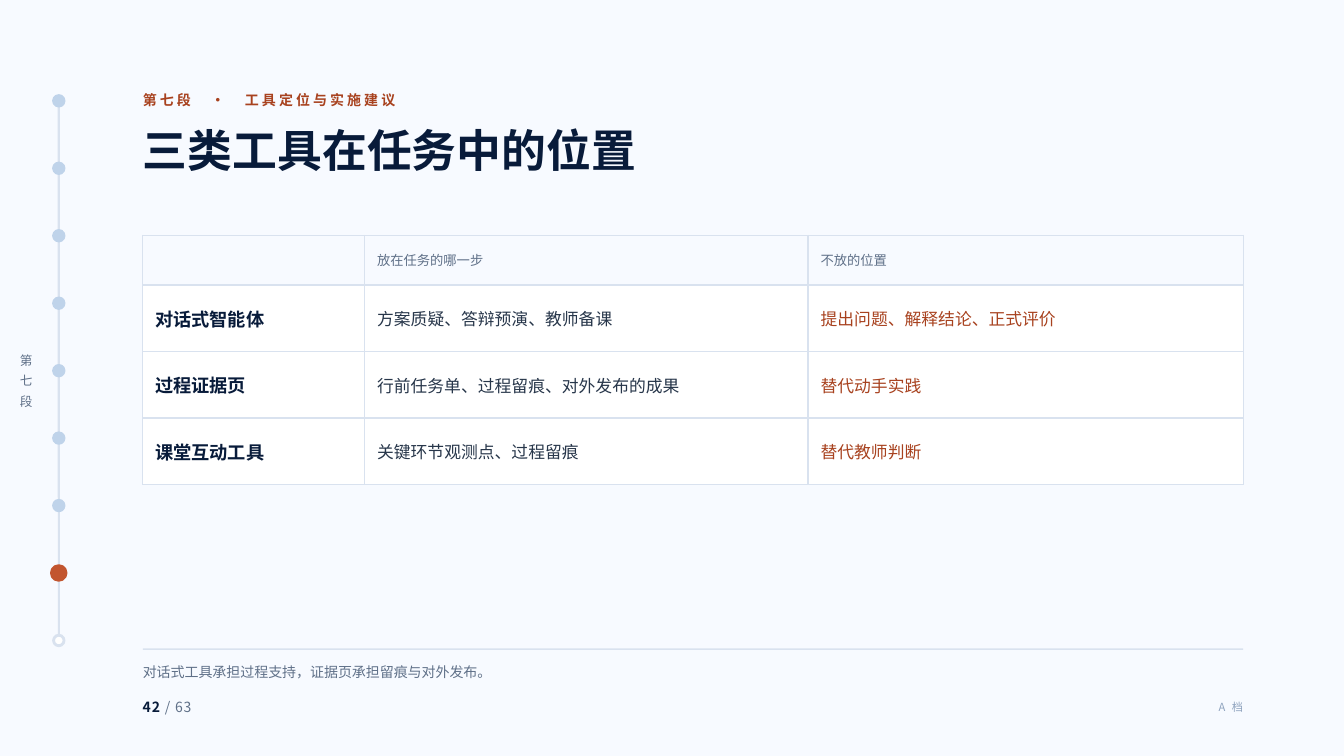
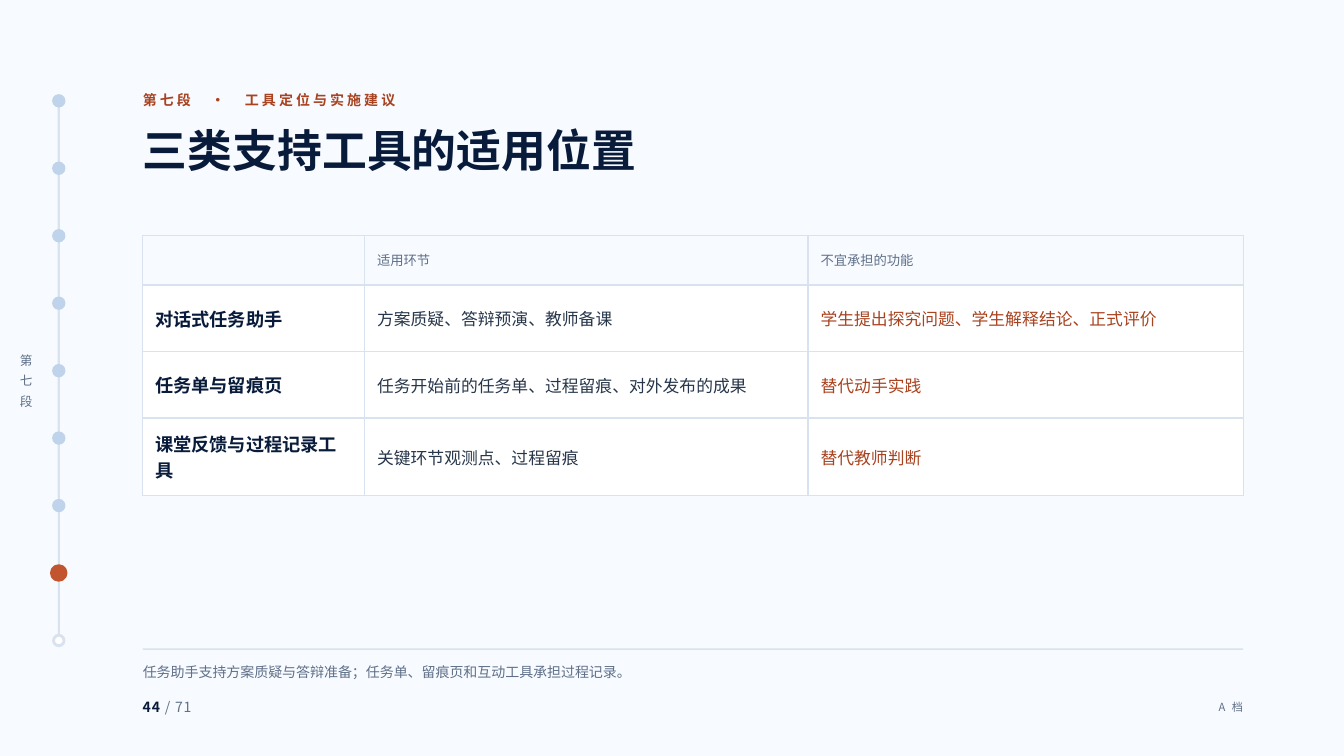
Before and after one commit to tonyxinvip/slides, a slide deck: slide 44 of comprehensive-practice-ai/做中学与综合实践活动.pptx (slide 42 before the commit). Drawn at 1344x756 pixels with LibreOffice and Linux fonts; fonts in the diff are those of the drawing. Boxes give left, top, right and bottom in pixels: in the first picture for what was removed or moved away, otherwise in the second. Text is boxed around its words. In the diff, an @@ line names an element or a change of style, - is before the commit and + after.

```diff
--- a/comprehensive-practice-ai/做中学与综合实践活动.pptx
+++ b/comprehensive-practice-ai/做中学与综合实践活动.pptx
@@ text at bbox=[143, 128, 636, 171]: text changed @@
-三类工具在任务中的位置
+三类支持工具的适用位置
@@ table at bbox=[143, 235, 1244, 483] @@
-row 1, column 2: 放在任务的哪一步
+row 1, column 2: 适用环节
-row 1, column 3: 不放的位置
+row 1, column 3: 不宜承担的功能
-row 2, column 1: 对话式智能体
+row 2, column 1: 对话式任务助手
-row 2, column 3: 提出问题、解释结论、正式评价
+row 2, column 3: 学生提出探究问题、学生解释结论、正式评价
-row 3, column 1: 过程证据页
+row 3, column 1: 任务单与留痕页
-row 3, column 2: 行前任务单、过程留痕、对外发布的成果
+row 3, column 2: 任务开始前的任务单、过程留痕、对外发布的成果
-row 4, column 1: 课堂互动工具
+row 4, column 1: 课堂反馈与过程记录工具
@@ text at bbox=[143, 665, 631, 679]: text changed @@
-对话式工具承担过程支持，证据页承担留痕与对外发布。
+任务助手支持方案质疑与答辩准备；任务单、留痕页和互动工具承担过程记录。
@@ text at bbox=[143, 701, 191, 712]: text changed @@
-42 / 63
+44 / 71
@@ text "A 档" at bbox=[1219, 702, 1243, 712]: text colour #8FA3BE to #5F7088 @@
```
Also in this commit, not shown: 62 other slides changed, 8 slides added, 20 other files.
